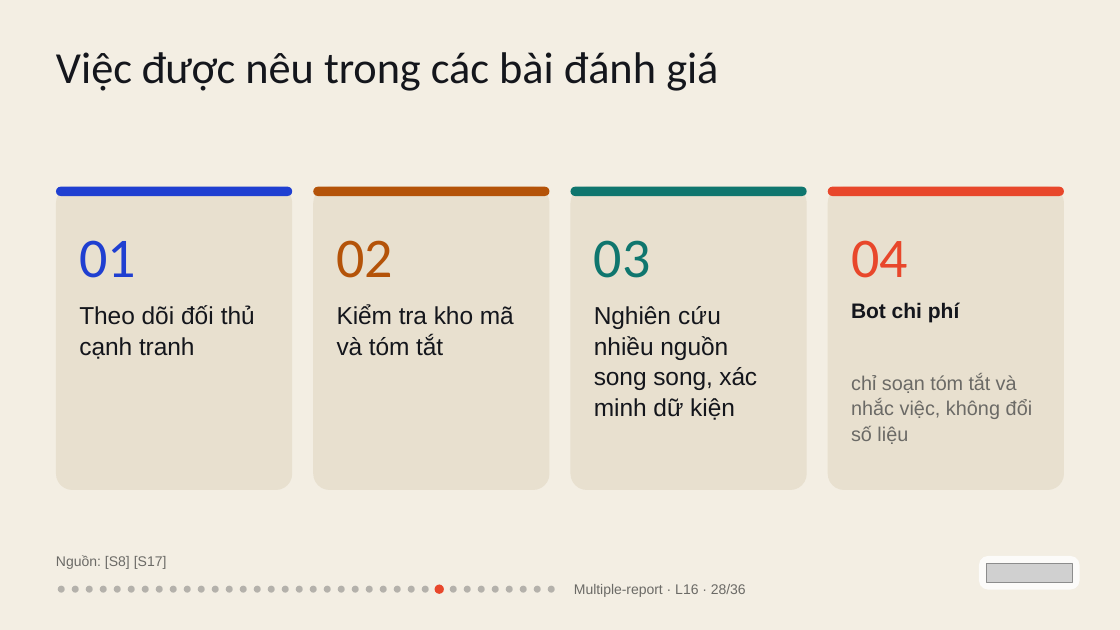
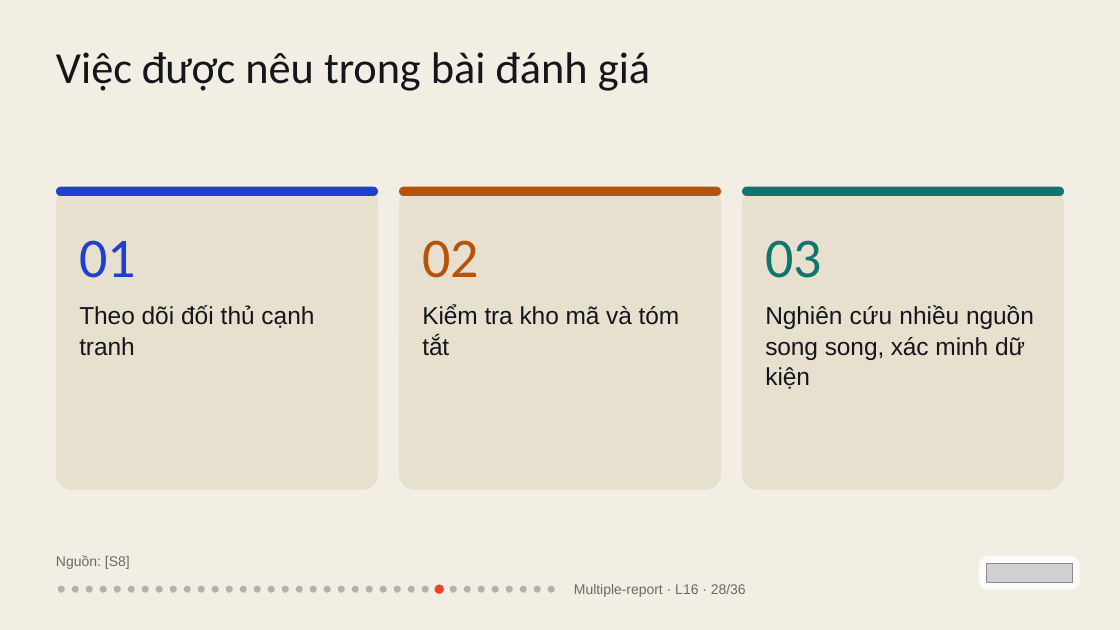
Before and after one commit to vohoailinh90/Multiple-report, a slide deck: slide 28 of lessons/L16/L16.pptx. Drawn at 1120x630 pixels with LibreOffice and Linux fonts; fonts in the diff are those of the drawing; grey boxes stand for pictures. Boxes give left, top, right and bottom in pixels: in the first picture for what was removed or moved away, otherwise in the second. Text is boxed around its words. In the diff, an @@ line names an element or a change of style, - is before the commit and + after.

```diff
--- a/lessons/L16/L16.pptx
+++ b/lessons/L16/L16.pptx
@@ text at (x1=56, y1=52, x2=650, y2=91): text changed @@
-Việc được nêu trong các bài đánh giá
+Việc được nêu trong bài đánh giá
@@ rounded rectangle resized from (x1=56, y1=186, x2=292, y2=490) to (x1=56, y1=186, x2=378, y2=490) @@
@@ rounded rectangle resized from (x1=56, y1=186, x2=292, y2=196) to (x1=56, y1=186, x2=378, y2=196) @@
@@ proportions changed in 3 elements at (x1=56, y1=186, x2=378, y2=490), (x1=742, y1=186, x2=1064, y2=490), (x1=399, y1=186, x2=721, y2=490) @@
@@ rounded rectangle resized from (x1=313, y1=186, x2=549, y2=490) to (x1=399, y1=186, x2=721, y2=490) @@
@@ rounded rectangle resized from (x1=313, y1=186, x2=549, y2=196) to (x1=399, y1=186, x2=721, y2=196) @@
@@ rounded rectangle removed at (x1=571, y1=186, x2=807, y2=490) @@
@@ rounded rectangle removed at (x1=571, y1=186, x2=807, y2=196) @@
@@ rounded rectangle resized from (x1=828, y1=186, x2=1064, y2=490) to (x1=742, y1=186, x2=1064, y2=490) @@
@@ rounded rectangle resized from (x1=828, y1=186, x2=1064, y2=196) to (x1=742, y1=186, x2=1064, y2=196) @@
@@ rounded rectangle at (x1=742, y1=186, x2=1064, y2=196): fill #E8472B to #0F766E @@
@@ text "02" moved from (x1=337, y1=240, x2=394, y2=278) to (x1=422, y1=240, x2=479, y2=278) @@
@@ text "03" moved from (x1=594, y1=240, x2=651, y2=278) to (x1=765, y1=240, x2=822, y2=278) @@
@@ text removed at (x1=851, y1=240, x2=908, y2=278) @@
-04
@@ text "Theo dõi đối thủ cạnh ..." rewrapped from (x1=79, y1=305, x2=255, y2=359) to (x1=79, y1=305, x2=314, y2=356) @@
@@ text "Kiểm tra kho mã và ..." rewrapped from (x1=337, y1=304, x2=514, y2=356) to (x1=422, y1=304, x2=680, y2=356) @@
@@ text "Nghiên cứu nhiều nguồn song ..." rewrapped from (x1=594, y1=306, x2=757, y2=420) to (x1=765, y1=305, x2=1034, y2=389) @@
@@ text removed at (x1=851, y1=302, x2=959, y2=322) @@
-Bot chi phí
@@ text removed at (x1=851, y1=374, x2=1033, y2=444) @@
-chỉ soạn tóm tắt và nhắc việc, không đổi số liệu
@@ text at (x1=56, y1=555, x2=130, y2=569): text changed @@
-Nguồn: [S8] [S17]
+Nguồn: [S8]
```
Also in this commit, not shown: 7 other slides changed, 1 slide added, 1 slide removed, 1 other file.
